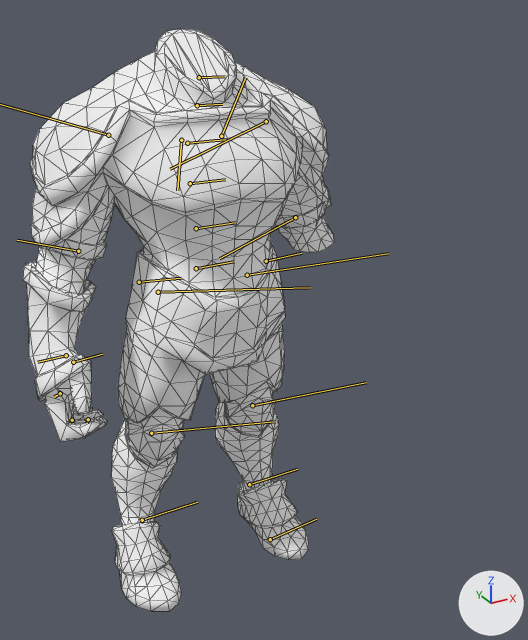
One commit to the glTF model assets/heroes/sven/models/hero.glb: the scene before it, then after it.
Before and after are seen from a camera (50 mm lens) standing at (-2.05, -4.78, 4.42) and looking at (0.25, -0.6, 2.33). The axes (+X, +Y, +Z) are drawn at lower right. The lights are the same throughout. The picture after the commit comes second. The bones that change, and the others that lie on the model, are drawn over the model as lines. Mesh edges are drawn as thin lines.

In view in the first picture: 'sven.001'.
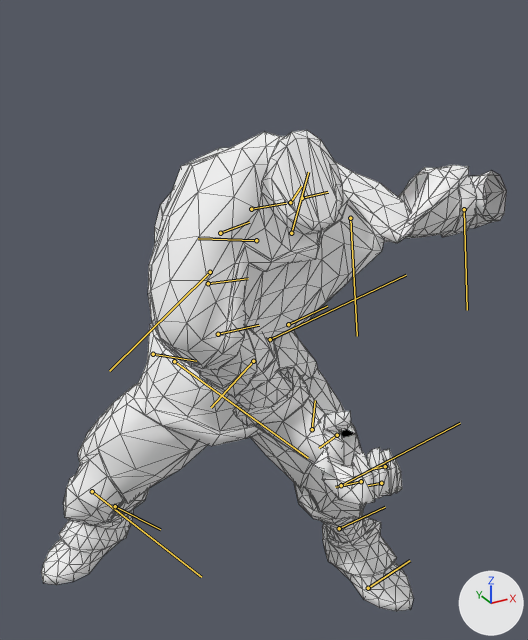
The newer file adds an action. The first version stands in its rest pose; the second is drawn at frame 164 of the action 'free_to_play_alt_idle_anim'.

Location of each change, [x1, y1, x2, y2] in pixels of the pictures (528 x 640 px):
'sven.001', posed (49% wider, 17% shorter): before [23, 29, 334, 611]; after [41, 130, 506, 611]
bone 'root', root to tip: before (196, 268) to (234, 261); after (218, 334) to (259, 325)
bone 'spine1', root to tip: before (196, 228) to (235, 222); after (208, 283) to (248, 278)
bone 'spine2', root to tip: before (190, 183) to (225, 179); after (220, 233) to (249, 222)
bone 'spine3', root to tip: before (187, 143) to (225, 139); after (251, 209) to (286, 203)
bone 'neck1', root to tip: before (197, 105) to (222, 104); after (290, 202) to (301, 186)
bone 'head', root to tip: before (199, 77) to (225, 76); after (302, 198) to (328, 192)
bone 'clavicle_R', root to tip: before (181, 140) to (177, 190); after (256, 240) to (198, 238)
bone 'elbow_R', root to tip: before (78, 251) to (17, 240); after (253, 361) to (211, 407)
bone 'wrist_R', root to tip: before (66, 355) to (37, 362); after (337, 435) to (319, 448)
bone 'thumb_0_R', root to tip: before (73, 362) to (102, 354); after (312, 429) to (315, 400)
bone 'index_0_R', root to tip: before (60, 393) to (54, 397); after (361, 481) to (335, 487)
bone 'clavicle_L', root to tip: before (221, 136) to (245, 77); after (291, 233) to (308, 172)
bone 'bicep_L', root to tip: before (266, 121) to (170, 169); after (350, 218) to (357, 336)
bone 'elbow_L', root to tip: before (295, 217) to (219, 258); after (464, 209) to (467, 310)
bone 'thigh_L', root to tip: before (247, 275) to (388, 253); after (270, 339) to (406, 275)
bone 'knee_L', root to tip: before (252, 405) to (366, 382); after (341, 485) to (460, 423)
bone 'ankle_L', root to tip: before (249, 484) to (297, 469); after (339, 528) to (385, 507)
bone 'thigh_R', root to tip: before (158, 292) to (310, 287); after (174, 361) to (308, 458)
bone 'knee_R', root to tip: before (151, 433) to (275, 421); after (92, 491) to (201, 577)
bone 'ankle_R', root to tip: before (142, 520) to (197, 502); after (115, 506) to (160, 529)
bone 'side_flap0_0_L', root to tip: before (266, 261) to (301, 253); after (288, 324) to (327, 306)
bone 'side_flap1_0_R', root to tip: before (139, 282) to (181, 278); after (153, 354) to (196, 361)

The edits, one by one:
Bone 'root' (bone_root) moves from (0.0, 0.0, 0.0) to (0.268, 0.041, -0.443).
Bone 'root' (bone_root) turns from (0, 0, 0) to (8, -1, -16) degrees about its own x, y and z.
Bone 'spine1' (bone_spine1) moves from (0.0, 0.0, 0.0) to (0.098, 0.0, 0.0).
Bone 'spine1' (bone_spine1) turns from (0, 0, 0) to (20, 26, 15) degrees about its own x, y and z.
Bone 'spine2' (bone_spine2) moves from (0.0, 0.0, 0.0) to (0.146, 0.007, -0.066).
Bone 'spine2' (bone_spine2) turns from (0, 0, 0) to (22, 19, 10) degrees about its own x, y and z.
Bone 'spine3' (bone_spine3) moves from (0.0, 0.0, 0.0) to (0.0, 0.0, 0.102).
Bone 'spine3' (bone_spine3) turns from (0, 0, 0) to (6, 0, -6) degrees about its own x, y and z.
Bone 'neck1' (bone_neck1) moves from (0.0, 0.0, 0.0) to (0.027, 0.021, 0.044).
Bone 'neck1' (bone_neck1) turns from (0, 0, 0) to (30, -2, 10) degrees about its own x, y and z.
Bone 'head' (bone_head) moves from (0.0, 0.0, 0.0) to (-0.018, 0.001, -0.102).
Bone 'head' (bone_head) turns from (0, 0, 0) to (18, -27, -43) degrees about its own x, y and z.
Bone 'clavicle_R' (bone_clavicle_r) turns from (0, 0, 0) to (-6, -32, 22) degrees about its own x, y and z.
Bone 'bicep_R' (bone_bicep_r) turns from (0, 0, 0) to (-22, 54, 18) degrees about its own x, y and z.
Bone 'elbow_R' (bone_elbow_r) turns from (0, 0, 0) to (0, 31, 0) degrees about its own x, y and z.
Bone 'wrist_R' (bone_wrist_r) turns from (0, 0, 0) to (-84, 30, -59) degrees about its own x, y and z.
Bone 'thumb_0_R' (bone_thumb_0_r) turns from (0, 0, 0) to (-39, 27, -86) degrees about its own x, y and z.
Bone 'index_0_R' (bone_index_0_r) moves from (0.0, 0.0, 0.0) to (-0.025, -0.17, 0.086).
Bone 'index_0_R' (bone_index_0_r) turns from (0, 0, 0) to (24, 37, 43) degrees about its own x, y and z.
Bone 'clavicle_L' (bone_clavicle_l) turns from (0, 0, 0) to (-60, -16, 18) degrees about its own x, y and z.
Bone 'bicep_L' (bone_bicep_l) turns from (0, 0, 0) to (-9, 0, -71) degrees about its own x, y and z.
Bone 'elbow_L' (bone_elbow_l) turns from (0, 0, 0) to (0, 52, 0) degrees about its own x, y and z.
Bone 'thigh_L' (bone_thigh_l) turns from (0, 0, 0) to (-22, -30, 18) degrees about its own x, y and z.
Bone 'knee_L' (bone_knee_l) turns from (0, 0, 0) to (0, 52, 0) degrees about its own x, y and z.
Bone 'ankle_L' (bone_ankle_l) turns from (0, 0, 0) to (-12, -12, -11) degrees about its own x, y and z.
Bone 'thigh_R' (bone_thigh_r) turns from (0, 0, 0) to (-27, -12, 37) degrees about its own x, y and z.
Bone 'knee_R' (bone_knee_r) turns from (0, 0, 0) to (0, 52, 0) degrees about its own x, y and z.
Bone 'ankle_R' (bone_ankle_r) turns from (0, 0, 0) to (-19, -25, 0) degrees about its own x, y and z.
Bone 'side_flap0_0_L' (bone_side_flap0_0_l) turns from (0, 0, 0) to (12, -8, -1) degrees about its own x, y and z.
Bone 'side_flap1_0_R' (bone_side_flap1_0_r) turns from (0, 0, 0) to (-16, -7, -7) degrees about its own x, y and z.
